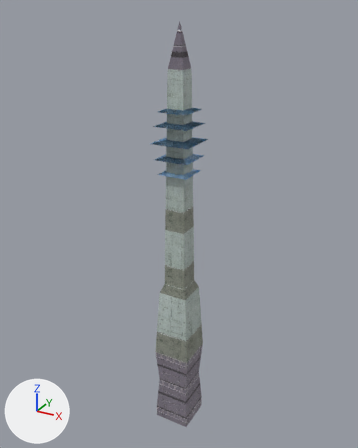
One commit to the glTF model code/modules/zombie-demo/map/models/bes2_bldg_clock_tower.glb: the scene before it, then after it.
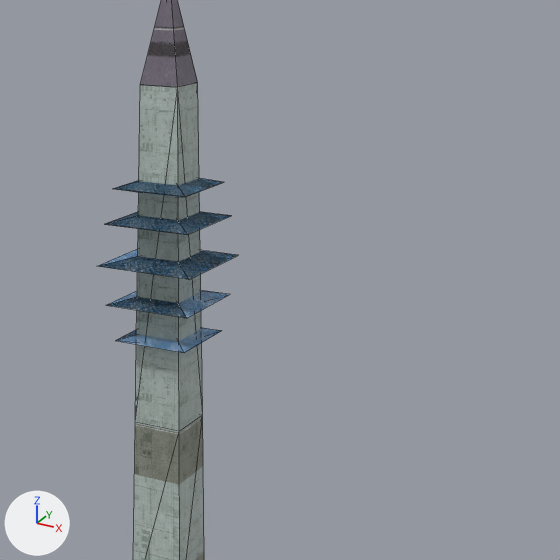
Old and new are each drawn whole from a camera (50 mm lens) standing at (16.8, -30.6, 33.9) and looking at (-0.4, 0.7, 18.2) and again close up on the part from 31% to 95% of the width and 8% to 59% of the height. Arrows for +X, +Y and +Z are at lower left; the lights stay in place. The close-ups show mesh edges as thin lines. Where no turn or scale is listed for an object, it has been applied to the vertices. Vertices at the same position are counted once.

Before the edit, the objects in view are built like this:
```python
me_mesh_part1 = bpy.data.meshes.new('mesh_part1')
me_mesh_part1.from_pydata(...)  # 20 vertices, 10 faces; spans x -1.53..1.51, y -1.58..1.58, z 22.69..27.55
me_mesh_part1.materials.append(mat_material1)  # picture img_bes2_prop_lamp_skirt
me_mesh_part2 = bpy.data.meshes.new('mesh_part2')
me_mesh_part2.from_pydata(...)  # 30 vertices, 30 faces; spans x -1.53..1.51, y -1.58..1.58, z 22.35..27.55
me_mesh_part2.materials.append(mat_material2)  # picture img_bes2_prop_lamp_skirt
me_mesh_part3 = bpy.data.meshes.new('mesh_part3')
me_mesh_part3.from_pydata(...)  # 20 vertices, 32 faces; spans x -1.5..1.5, y -1.5..1.5, z 7.0..30.0
me_mesh_part3.materials.append(mat_material3)  # picture img_bes2_bldg_set05
ob_mesh_part1 = bpy.data.objects.new('mesh_part1', me_mesh_part1)
ob_mesh_part1.location = (0.0, 0.0, 0.0)
ob_mesh_part2 = bpy.data.objects.new('mesh_part2', me_mesh_part2)
ob_mesh_part2.location = (0.0, 0.0, 0.0)
ob_mesh_part3 = bpy.data.objects.new('mesh_part3', me_mesh_part3)
ob_mesh_part3.location = (0.0, 0.0, 0.0)
# also in view: 'mesh_part5' at (0.0, 0.0, 31.5)
```
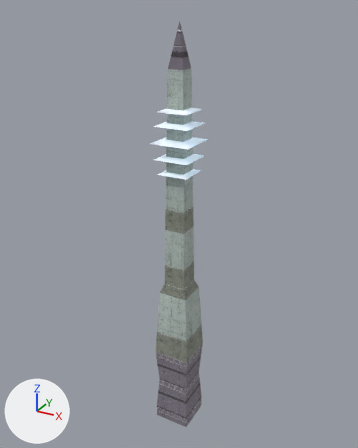
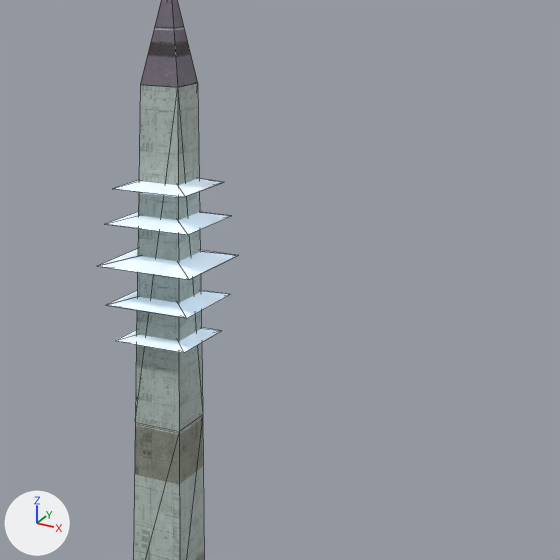
The change, as a list of edits to the scene's bpy script:
```text
Add mat_light_emitter_mat:
    mat_light_emitter_mat = bpy.data.materials.new('light-emitter-mat')
    # colours: white #ffffff
    # uses the picture img_bes2_prop_lamp_skirt
Change me_mesh_part1:
    where me_mesh_part1.from_pydata(...)  # 20 vertices, 10 faces; spans x -1.53..1.51, y -1.58..1.58, z 22.69..27.55
    used by ob_mesh_part1; location = (0.0, 0.0, 0.0)
    me_mesh_part1 part 1: 10 faces spanning x -1.53..1.51, y -1.58..1.58, z 22.69..27.55 switch from mat_material1 (picture img_bes2_prop_lamp_skirt) to mat_light_emitter_mat
Change me_mesh_part2:
    where me_mesh_part2.from_pydata(...)  # 30 vertices, 30 faces; spans x -1.53..1.51, y -1.58..1.58, z 22.35..27.55
    used by ob_mesh_part2; location = (0.0, 0.0, 0.0)
    me_mesh_part2 part 2: 30 faces spanning x -1.53..1.51, y -1.58..1.58, z 22.35..27.55 switch from mat_material2 (picture img_bes2_prop_lamp_skirt) to mat_light_emitter_mat
```

Where the change shows, as pixel boxes [x1, y1, x2, y2] in the close-ups (560 x 560 px):
part 1 of me_mesh_part1, recoloured (blue to white): [99, 178, 238, 341] in both
part 2 of me_mesh_part2, recoloured: [98, 189, 235, 353] in both
